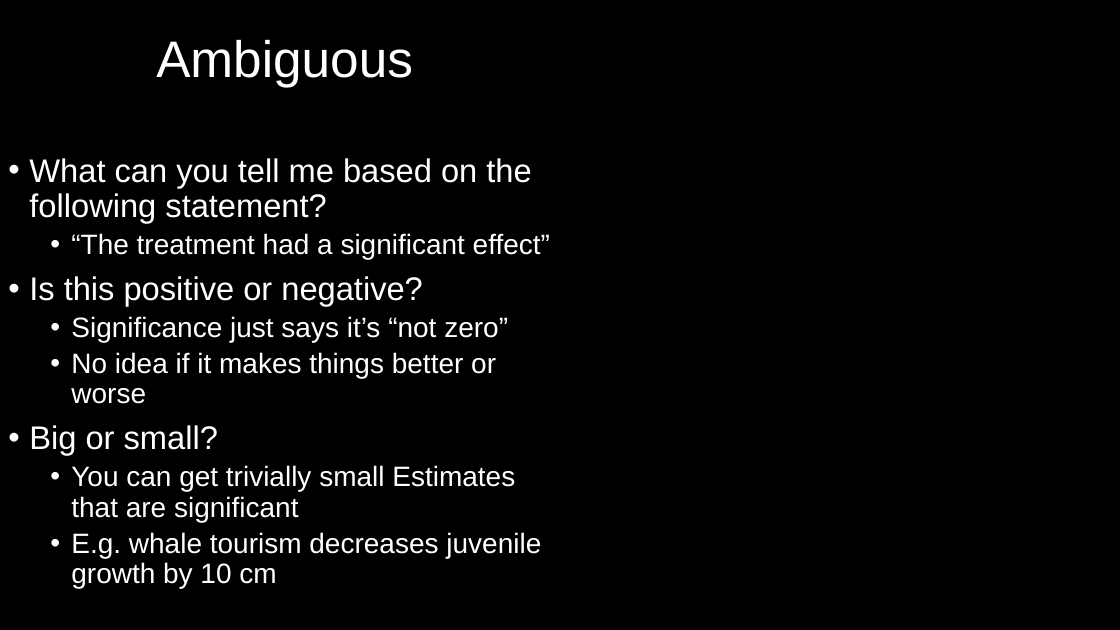
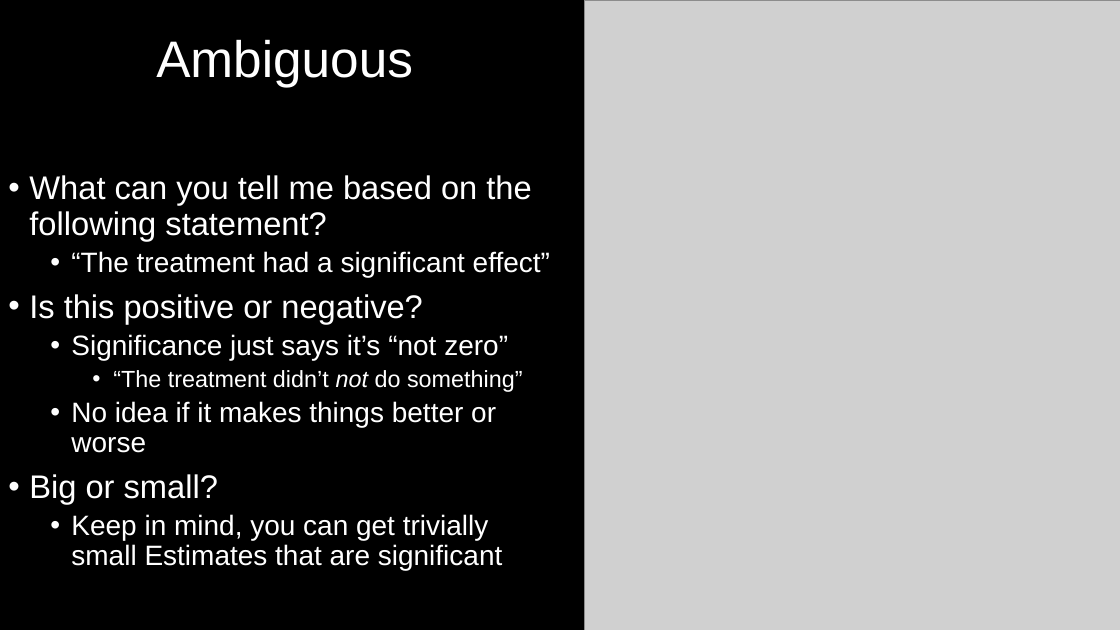
Before and after one commit to DeonRoos/stats-for-biologists, a slide deck: slide 34 of Lectures/Lecture 09.1 NHST.pptx (slide 35 before the commit). Drawn at 1120x630 pixels with LibreOffice and Linux fonts; fonts in the diff are those of the drawing; grey boxes stand for pictures. Boxes give left, top, right and bottom in pixels: in the first picture for what was removed or moved away, otherwise in the second. Text is boxed around its words. In the diff, an @@ line names an element or a change of style, - is before the commit and + after.

```diff
--- a/Lectures/Lecture 09.1 NHST.pptx
+++ b/Lectures/Lecture 09.1 NHST.pptx
@@ picture added at bbox=[584, 0, 1120, 630] @@
@@ text at bbox=[113, 370, 523, 392]: paragraph added @@
+    • “The treatment didn’t not do something”
@@ text at bbox=[71, 514, 503, 570]: text changed @@
-  • You can get trivially small Estimates that are significant
-  • E.g. whale tourism decreases juvenile growth by 10 cm
+  • Keep in mind, you can get trivially small Estimates that are significant
```
Also in this commit, not shown: 7 other slides changed, 1 slide added, 3 slides removed, 13 other files.
